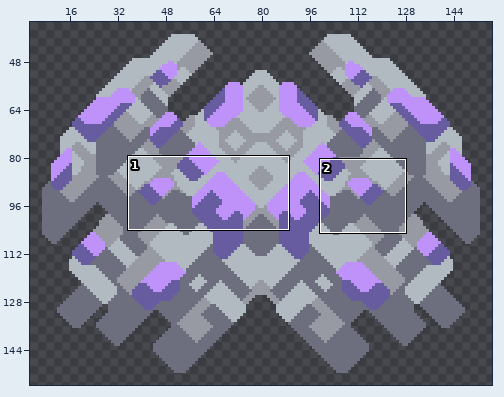
Sprite sheet -- core/assets-raw/sprites/units/toxopid.png. The first picture is a wide view before the edit; the outline marks the close-up.
Close-up. First the earlier version:
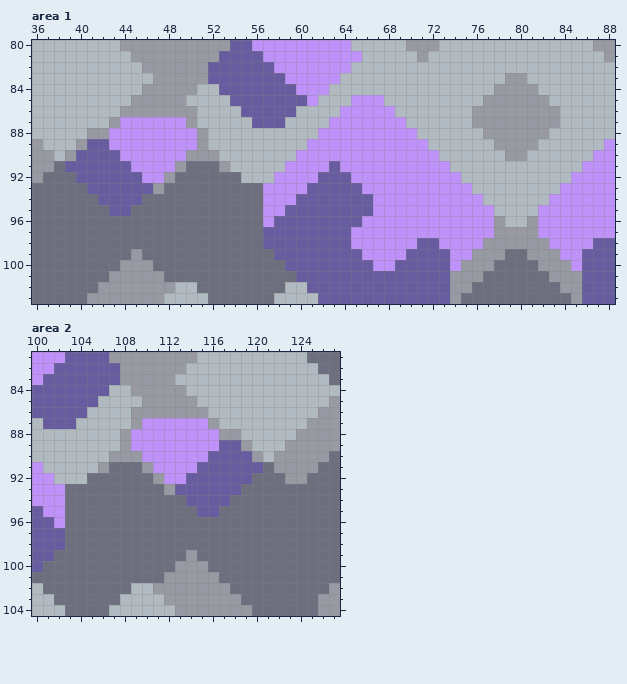
The file is 160x190 pixels. Shown: area 1: x 36..88, y 80..103; area 2: x 100..127, y 81..104. The wide view leaves out empty margins.
The result:
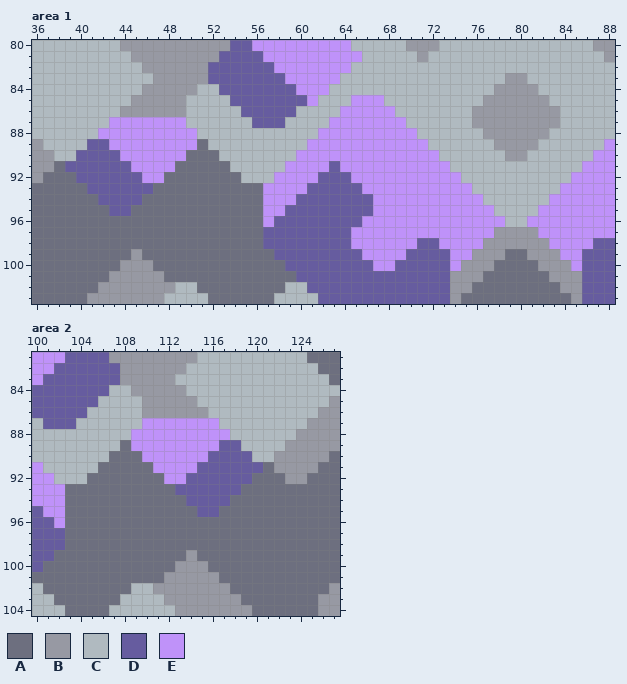
Palette (. is transparent): A #6d6f7f  B #9799a3  C #b0bac0  D #665c9f  E #bf92f9
Difference:
Area 1:
Colour B gives way to colour A in row 89 at x 51; in row 90 at x 50 to 52; in row 91 at x 49 and 53; in row 92 at x 48; in row 93 at x 47.
Colour B gives way to colour C in rows 86 to 87 at x 50; in row 88 at x 41 and 51; in row 89 at x 40; in row 90 at x 39.
Colour B gives way to colour E in row 87 at x 43; in row 88 at x 42; in row 96 at x 78 and 81.
Area 2:
Colour B gives way to colour A in row 89 at x 108; in row 90 at x 107 to 109; in row 91 at x 106 and 110; in row 92 at x 111; in row 93 at x 112.
Colour B gives way to colour C in rows 86 to 87 at x 109; in row 88 at x 108 and 118; in row 89 at x 119; in row 90 at x 120.
Colour B gives way to colour E in row 87 at x 116; in row 88 at x 117.
Pixel boxes of the changes (left, top, right, bottom) in both close-ups:
changed: (153, 106, 230, 194)
changed: (65, 117, 120, 161)
changed: (494, 216, 538, 227)
changed: (98, 407, 175, 495)
changed: (208, 418, 263, 462)
